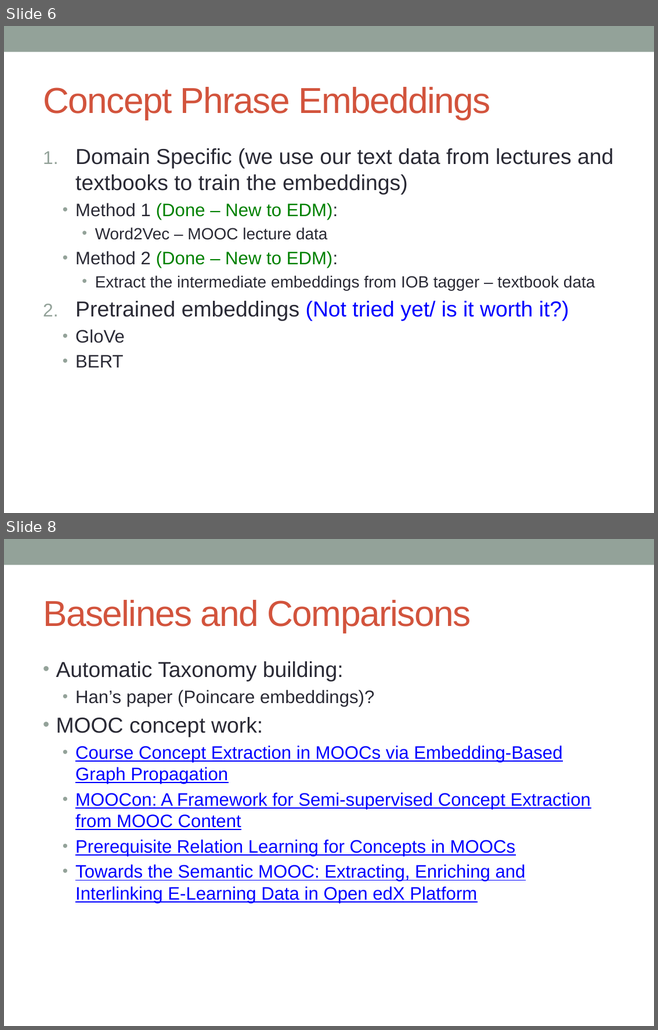
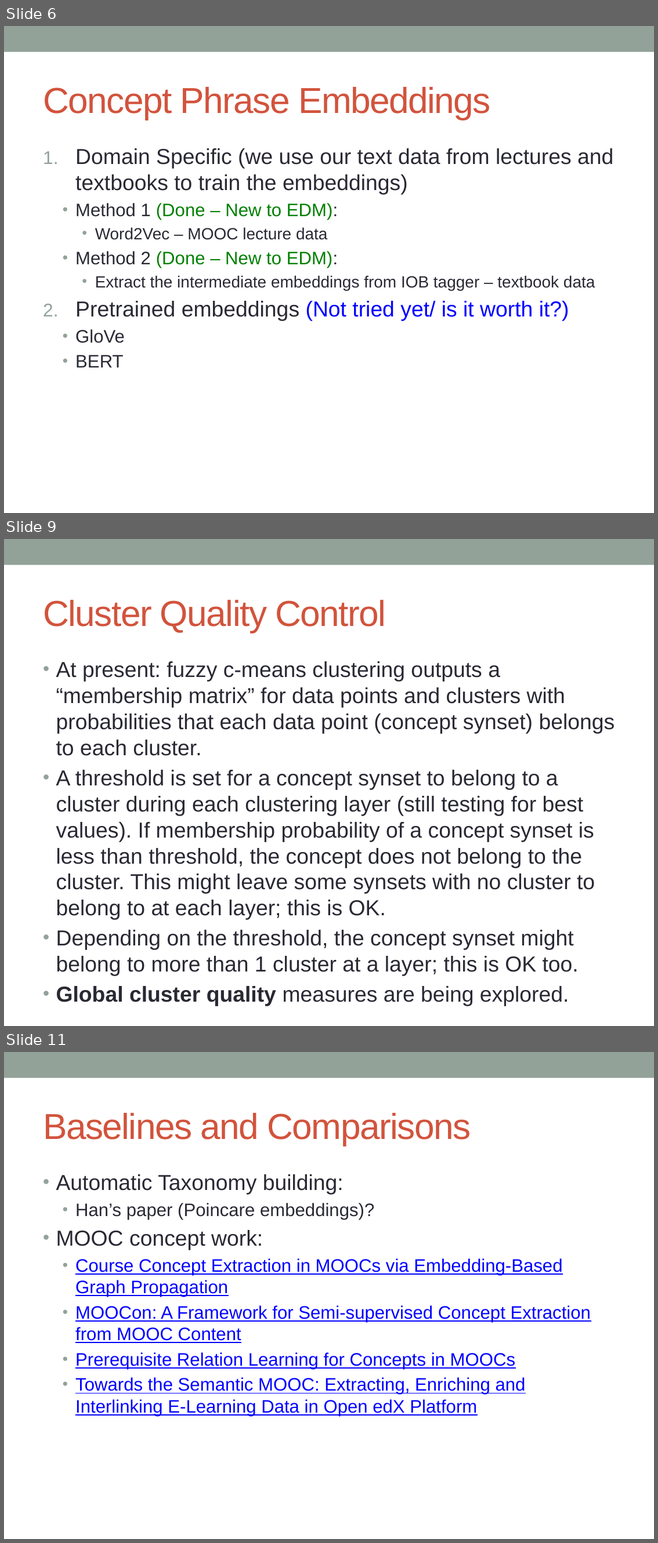
Before and after one commit to assmaboughoula/concept-detection-hierarchy-edu, a slide deck: edm_presentation.pptx. Shown one above the other, each under a label of ours: slides 6 and 8 before the commit, slides 6, 9 and 11 after it; the slides between them are not shown. The pictures are 658x1030 and 658x1543 pixels, drawn with LibreOffice and Linux fonts; fonts in the diff are those of the drawing. Boxes give left, top, right and bottom in pixels: in the first picture for what was removed or moved away, otherwise in the second. Text is boxed around its words. In the diff, an @@ line names an element or a change of style, - is before the commit and + after.

Commit message:
fuzzy

```diff
--- a/edm_presentation.pptx
+++ b/edm_presentation.pptx
@@ slide 9 added at bbox=[4, 539, 654, 1026], background #FFFFFF; not listed: 1 template element that a slide beside it also shows @@
@@ title added at bbox=[43, 600, 386, 633], 40 pt, text #D2533C @@
+Cluster Quality Control
@@ text added at bbox=[56, 661, 615, 1006], 24 pt, text #292934 @@
+• At present: fuzzy c-means clustering outputs a “membership matrix” for data points and clusters with probabilities that each data point (concept synset) belongs to each cluster.
+• A threshold is set for a concept synset to belong to a cluster during each clustering layer (still testing for best values). If membership probability of a concept synset is less than threshold, the concept does not belong to the cluster. This might leave some synsets with no cluster to belong to at each layer; this is OK.
+• Depending on the threshold, the concept synset might belong to more than 1 cluster at a layer; this is OK too.
+• Global cluster quality measures are being explored.
@@ what was slide 8 is now slide 11 @@
```
Also in this commit, not shown: 2 slides changed, 2 other slides added, 2 other files.
